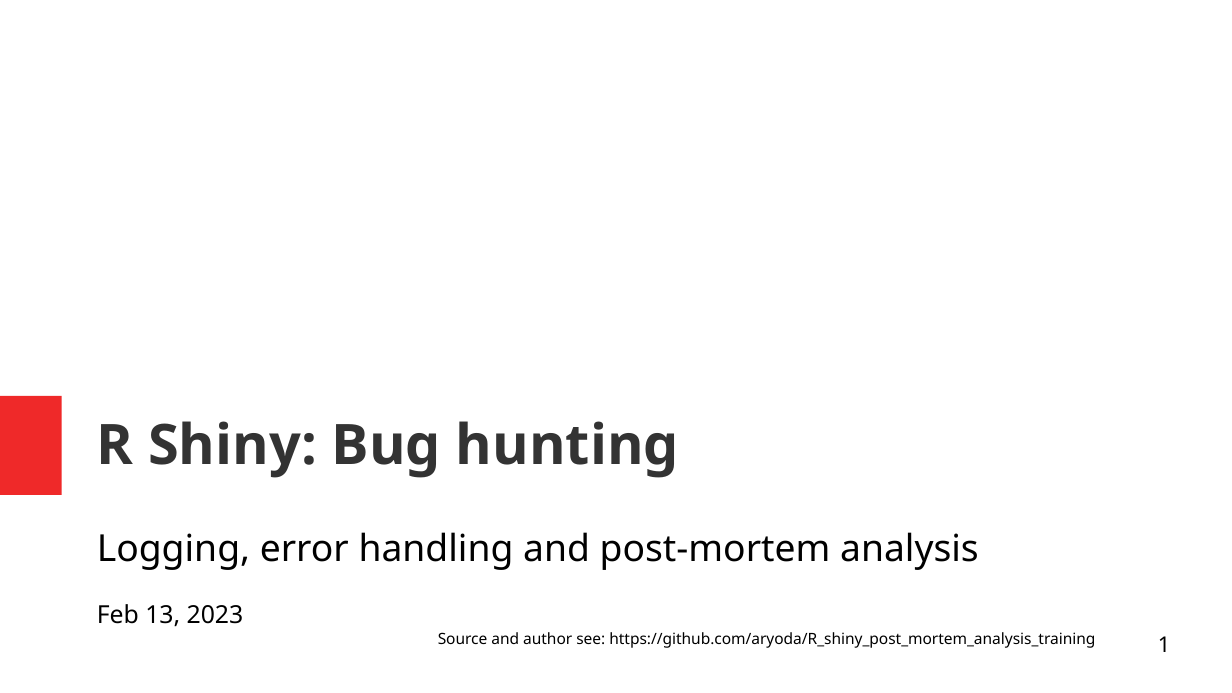
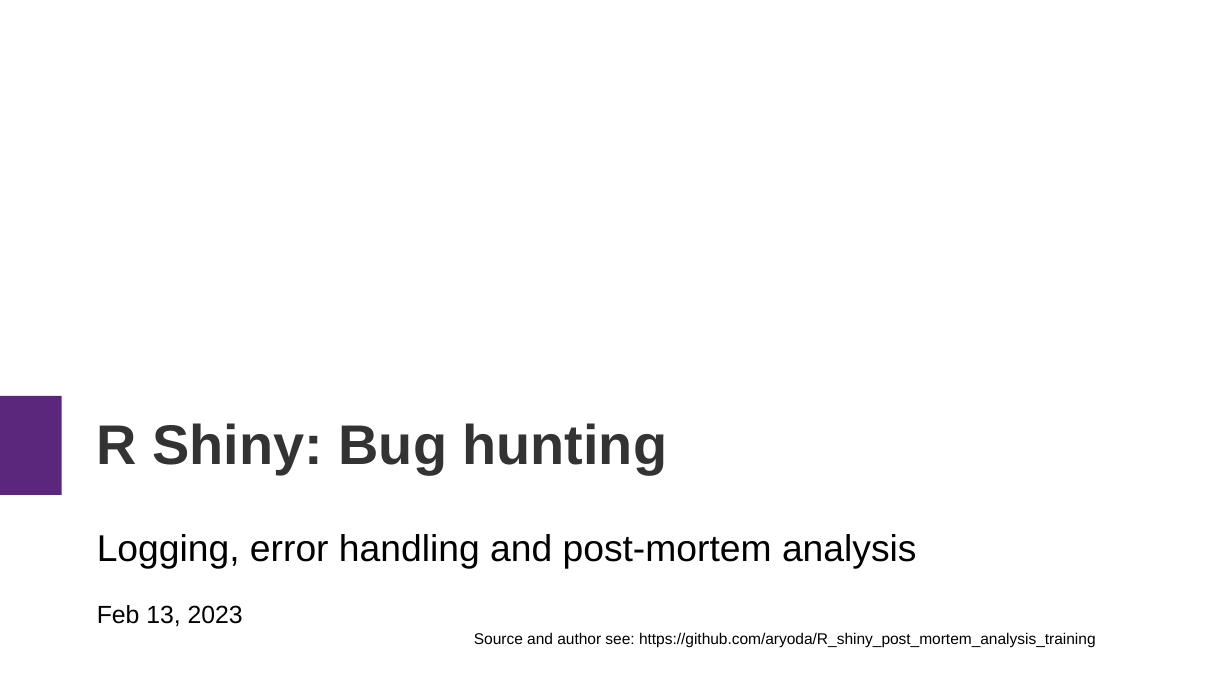
Before and after one commit to aryoda/R_shiny_post_mortem_analysis_training, a slide deck: slide 1 of Training slides.odp. Drawn at 1232x693 pixels with LibreOffice and Linux fonts; fonts in the diff are those of the drawing. Boxes give left, top, right and bottom in pixels: in the first picture for what was removed or moved away, otherwise in the second. Text is boxed around its words. In the diff, an @@ line names an element or a change of style, - is before the commit and + after.

Commit message:
Modify slide fonts to match Windows fonts without destroying the layout

```diff
--- a/Training slides.odp
+++ b/Training slides.odp
@@ title "R Shiny: Bug hunting" at (97, 423, 668, 474): font Noto Sans to Arial @@
@@ rectangle at (0, 396, 61, 495): fill #EF2929 to #5B277D @@
@@ subtitle "Logging, error handling and post-mortem ..." at (97, 534, 1096, 647): font Noto Sans to Arial @@
@@ page number removed at (1158, 636, 1170, 652) @@
-1
```
Also in this commit, not shown: 2 other slides changed.
